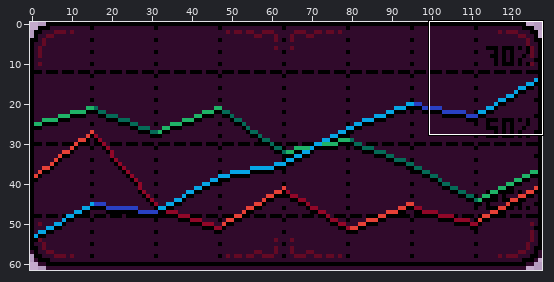
Pixel-art file -- Succubus/Sprites/TradeFrame.aseprite. The first picture is a wide view before the edit; the outline marks the close-up.
Close-up. First the earlier version:
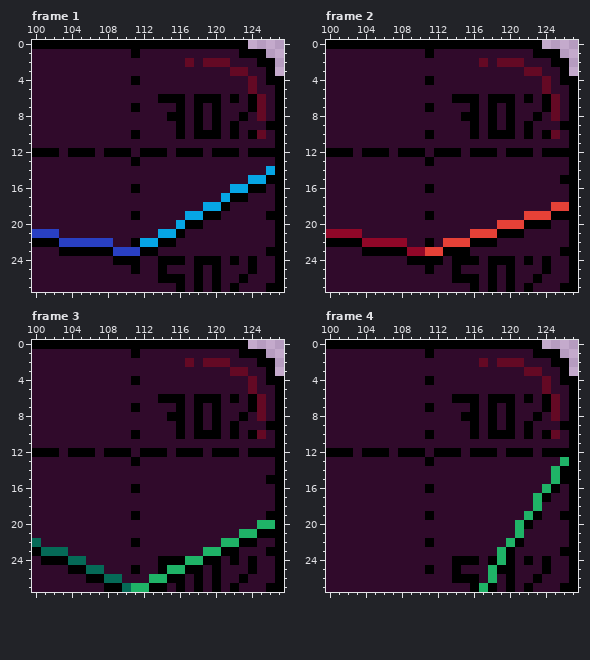
128x62 pixels, 6 frames. Shown: frame 1: x 100..127, y 0..27; frame 2: x 100..127, y 0..27; frame 3: x 100..127, y 0..27; frame 4: x 100..127, y 0..27. The commit also changed other frames or places, which this record leaves out.
Once edited:
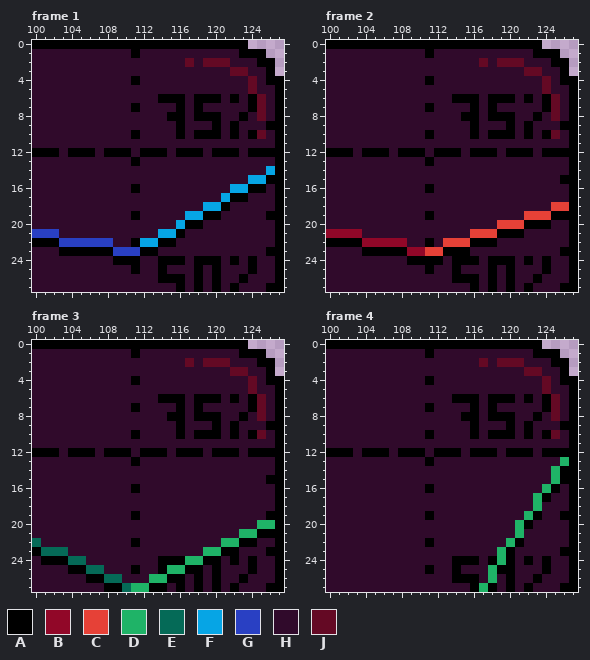
Palette (. is transparent): A #000000  B #910728  C #e64137  D #1fb367  E #056a57  F #06a5e5  G #2940c3  H #300a2b  J #640924
The edit:
{"where": "frame 1, layer \"Text\""}
{"frame":1,"y":7,"x":120,"old":"A","new":"H"}
{"frame":1,"y":8,"x":119,"old":"H","new":"A"}
{"frame":1,"y":9,"x":118,"old":"A","new":"H"}
{"where": "frame 2, layer \"Text\""}
{"frame":2,"y":7,"x":120,"old":"A","new":"H"}
{"frame":2,"y":8,"x":119,"old":"H","new":"A"}
{"frame":2,"y":9,"x":118,"old":"A","new":"H"}
{"where": "frame 3, layer \"Text\""}
{"frame":3,"y":7,"x":120,"old":"A","new":"H"}
{"frame":3,"y":8,"x":119,"old":"H","new":"A"}
{"frame":3,"y":9,"x":118,"old":"A","new":"H"}
{"where": "frame 4, layer \"Text\""}
{"frame":4,"y":7,"x":120,"old":"A","new":"H"}
{"frame":4,"y":8,"x":119,"old":"H","new":"A"}
{"frame":4,"y":9,"x":118,"old":"A","new":"H"}
